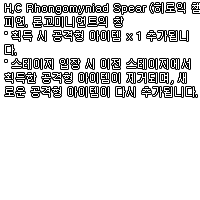
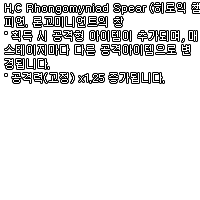
Layer changes from the first 200×200 image to the second:
renamed "H.C Rhongomyniad Spear (히로익 챔 피언. 론고미니언트의 창 ˚ 획득 시 공격형 아이템 x 1" to "H.C Rhongomyniad Spear (히로익 챔 피언. 론고미니언트의 창 ˚ 획득 시 공격형 아이템이 추가되", painted on it over 5, 30, 198, 97
